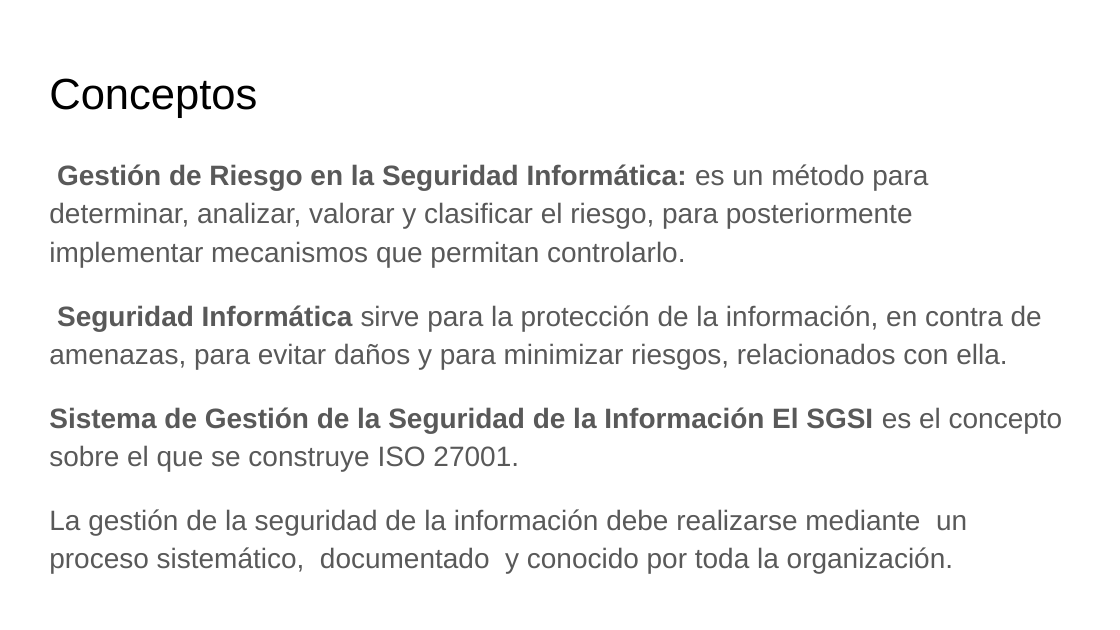
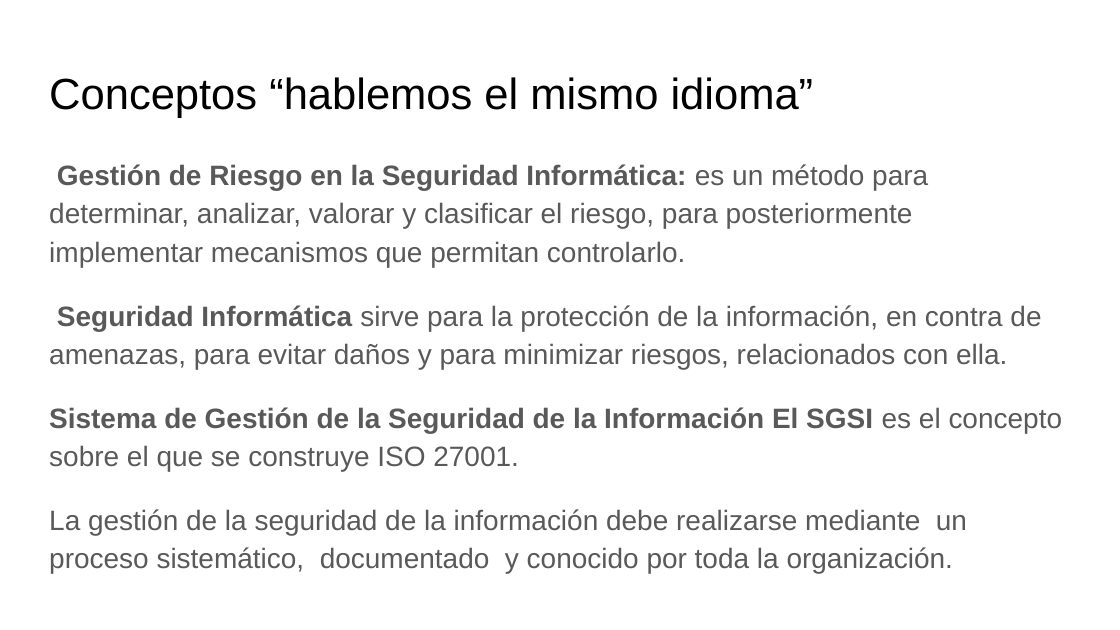
Before and after one commit to lucas-soria/facultad, a slide deck: slide 4 of 4° Año/1° Semestre/Seguridad informatica I/4 Teoria/Clase 3 Riesgo.pptx. Drawn at 1120x630 pixels with LibreOffice and Linux fonts; fonts in the diff are those of the drawing. Boxes give left, top, right and bottom in pixels: in the first picture for what was removed or moved away, otherwise in the second. Text is boxed around its words. In the diff, an @@ line names an element or a change of style, - is before the commit and + after.

```diff
--- a/4° Año/1° Semestre/Seguridad informatica I/4 Teoria/Clase 3 Riesgo.pptx
+++ b/4° Año/1° Semestre/Seguridad informatica I/4 Teoria/Clase 3 Riesgo.pptx
@@ text at [49, 77, 814, 118]: text changed @@
-Conceptos
+Conceptos “hablemos el mismo idioma”
```
Also in this commit, not shown: 7 other slides changed, 2 slides added, 2 slides removed, 10 other files.
